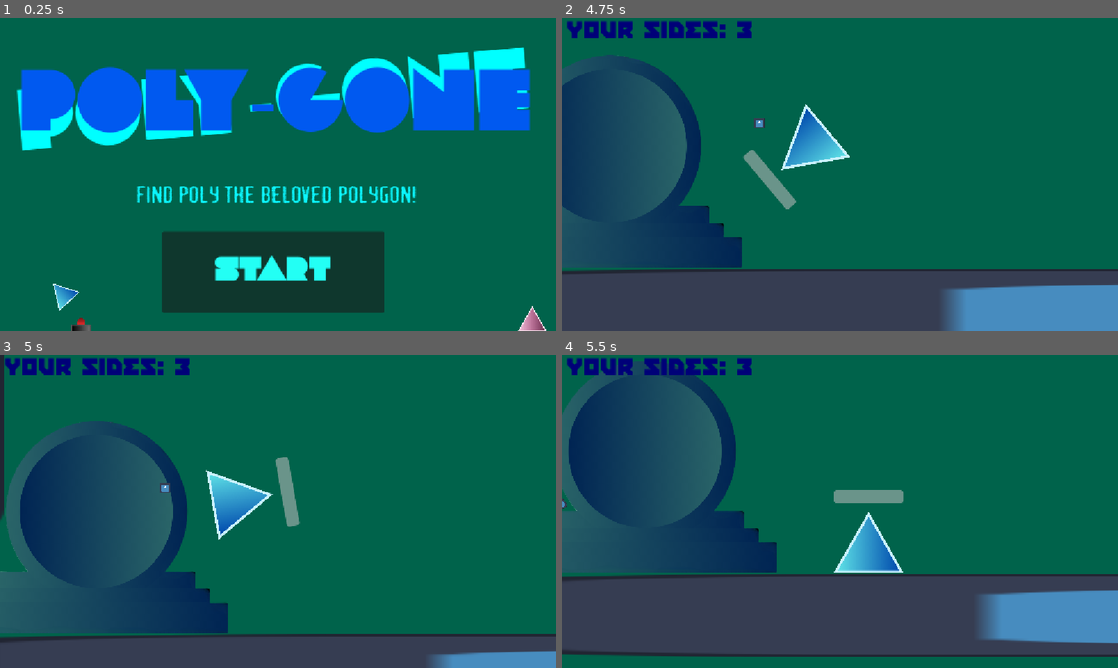
Above: before the commit, frames 1-4 (two rows, left to right).
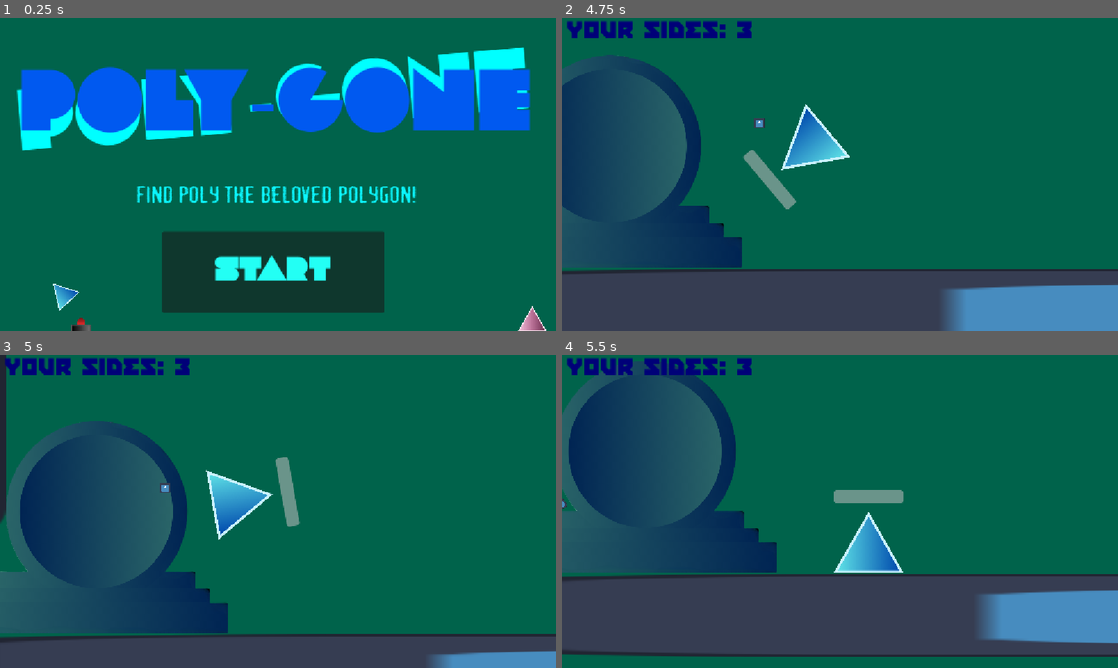
Above: after the commit, the same moments.

Repository: Eldragon126/Shapes
Game: Godot game, scene res://nodes/title_screen.tscn
Same seed, same stepped clock (60 frames per second), same inputs: the game is played once before the commit and once after it. The engine's default icon, where the game draws it, is replaced by a stand-in: a white triangle on a blue panel in a dark square. Sound files missing from this copy of the repository are replaced by a short silence.
Inputs (mouse positions are in pixels of both pictures, inside the frame that each line leads up to):
- Up to frame 1 (0.25 s): no input
- Up to frame 2 (4.75 s): click "Start" at 0.5 s; move the mouse to (812, 237) at 1.27 s; hold Right (ui_right) 1.28-2.78 s; tap Shift (ability_activate) at 1.35, 3.6 s; tap Space (jump) at 1.52, 2.27, 3.77, 4.52 s; move the mouse to (1006, 221) at 2.02 s; click (1006, 221) at 2.1 s; move the mouse to (673, 127) at 2.77 s; hold Left (ui_left) from 2.78 s (still down); tap E (interact_button) at 2.85 s; move the mouse to (867, 174) at 3.52 s; move the mouse to (756, 96) at 4.27 s; click (756, 96) at 4.35 s
- Up to frame 3 (5 s): keep holding Left (ui_left)
- Up to frame 4 (5.5 s): move the mouse to (962, 495) at 5.02 s; release Left (ui_left) at 5.03 s; hold Right (ui_right) from 5.03 s (still down); tap E (interact_button) at 5.1 s; tap Space (jump) at 5.27 s

Frames 1-2 are identical in both runs. In frame 3, 0.2% of the frame differs, in the area x 0-2%, y 0-54%; in frame 4, nothing differs.

Commit message:
Process mode changed

Diff:
--- a/nodes/ballon_transition.tscn
+++ b/nodes/ballon_transition.tscn
@@ -70,13 +70,14 @@
 
 [node name="ballon_transition" type="StaticBody2D"]
 process_mode = 3
-physics_interpolation_mode = 1F
+physics_interpolation_mode = 1
 position = Vector2(4, 0)
 collision_layer = 16
 collision_mask = 255
 script = ExtResource("1_j6q8f")
 
 [node name="Sprite2D" type="Sprite2D" parent="."]
+process_mode = 3
 position = Vector2(1, -425.55444)
 scale = Vector2(4.1757813, 3.3047588)
 texture = ExtResource("1_a6050")
@@ -108,6 +109,7 @@
 shape = SubResource("RectangleShape2D_a6050")
 
 [node name="TextureButton" type="TextureButton" parent="."]
+process_mode = 3
 offset_left = -265.0
 offset_top = -264.0
 offset_right = 247.0
@@ -139,6 +141,7 @@
 metadata/_edit_use_anchors_ = true
 
 [node name="AnimationPlayer" type="AnimationPlayer" parent="."]
+process_mode = 3
 libraries = {
 &"": SubResource("AnimationLibrary_8glji")
 }
